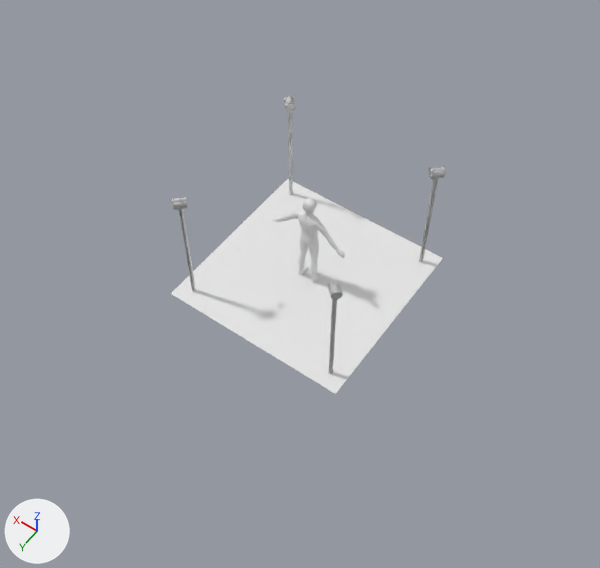
What one commit did to the Blender file 3D_stage/opti_stage.blend.
Rendered twice from a 50 mm camera at (-9.05, 13.15, 19.99) aimed at (-0.46, 1.12, 1.08). The lights are fixed; the arrows at lower left show +X, +Y and +Z.

The first picture shows 'Cube.002', 'Opti_cam', 'floor'.
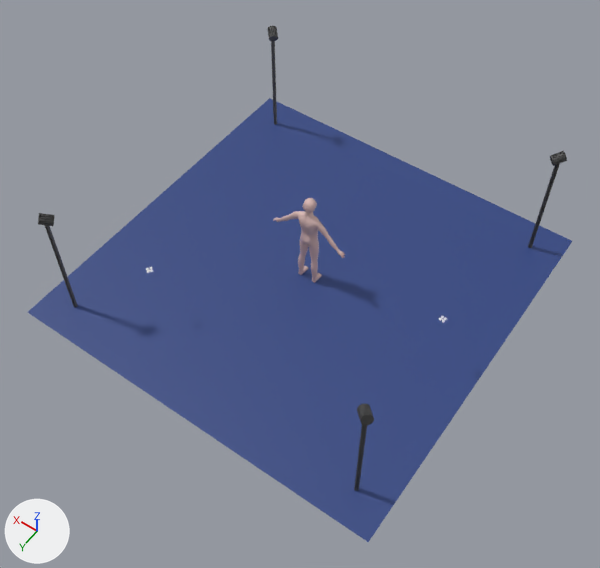
Boxes (x1, y1, x2, y2) around the edits, measured in the pictures (600 x 568 px):
'floor', recoloured, rescaled (white to blue, 100% wider, 106% taller): before (171, 179, 443, 394); after (28, 98, 572, 542)
'Opti_cam', recoloured, moved: before (172, 96, 445, 374); after (38, 26, 567, 491)
'Cube.002', recoloured: (273, 198, 345, 283) in both

Patch to the scene script:
```diff
--- a/3D_stage/opti_stage.blend.py
+++ b/3D_stage/opti_stage.blend.py
@@ mat_material_002 @@
+mat_material_002 = principled_material('Material.002')
+mat_material_002.base_color = (0.102, 0.102, 0.102)  # dark grey #5a5a5a
@@ mat_material @@
+mat_material = principled_material('Material')
+mat_material.base_color = (0.0291, 0.06, 0.225)  # blue #304582
@@ mat_material_001 @@
+mat_material_001 = principled_material('Material.001')
+mat_material_001.base_color = (0.696, 0.483, 0.456)  # pink #d9b9b4
@@ me_cube_002 @@
 me_cube_002.from_pydata(...)  # 1217 vertices, 1278 faces, 6 loose edges; spans x -0.02..1.81, y -0.35..0.34, z 0.0..4.82
+me_cube_002.materials.append(mat_material_001)  # pink #d9b9b4
@@ me_plane @@
 me_plane.from_pydata(...)  # 49 vertices, 36 faces; spans x -1.0..1.0, y -1.0..1.0, z 0.0
+me_plane.materials.append(mat_material)  # blue #304582
@@ me_cylinder @@
 me_cylinder.from_pydata(...)  # 128 vertices, 68 faces; spans x -4.01..4.01, y -4.0..4.0, z 0.0..2.14
+me_cylinder.materials.append(mat_material_002)  # dark grey #5a5a5a
@@ ob_floor @@
 ob_floor.location = (0.0, 0.0, 0.0)
-ob_floor.scale = (3.0, 3.0, 0.0)
+ob_floor.scale = (6.0, 6.0, 0.0)
@@ ob_opti_cam @@
 ob_opti_cam = bpy.data.objects.new('Opti_cam', me_cylinder)
-ob_opti_cam.location = (2.5, 2.5, 0.0)
+ob_opti_cam.location = (5.0, 5.0, 0.0)
 ob_opti_cam.scale = (0.06, 0.06, 1.85)
```
